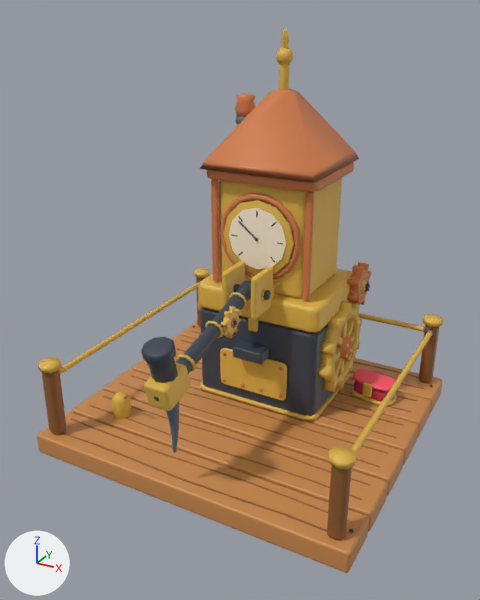
Two versions of the FBX model store-assets/buildings/IcePickPost/fbx/IcePickPost_T2.fbx, one commit apart.
Camera for both pictures: a camera (50 mm lens) standing at (5.78, -11.13, 8.45) and looking at (0.02, -0.65, 3.22). Lighting does not change. The marker at lower left points along +X, +Y and +Z. The picture after the commit comes second. Vertices at exactly the same position are counted once.

In view in the first picture: 'IcePickPostT2Arm', 'IcePickPostT2Clutter', 'IcePickPostT2Deck', 'IcePickPostT2Gears', 'IcePickPostT2Housing', 'IcePickPostT2Mount', 'IcePickPostT2Pipe', 'IcePickPostT2Rail', 'IcePickPostT2Tower'.
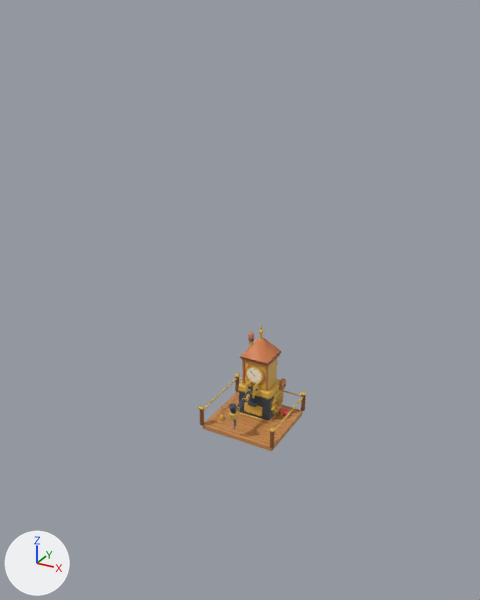
Where the newer file only moved an object's origin or applied its transform, the numbers keep the older frame.

Boxes (x1, y1, x2, y2) around the edits, measured in the pictures (480 x 600 px):
'IcePickPostT2Deck', rescaled (75% narrower, 76% shorter)
    before: (37, 321, 443, 573)
    after: (203, 392, 303, 451)
'IcePickPostT2Tower', rescaled (74% narrower, 76% shorter)
    before: (200, 27, 359, 301)
    after: (240, 326, 281, 391)
'IcePickPostT2Housing', moved, rescaled (71% narrower, 71% shorter)
    before: (198, 268, 352, 421)
    after: (238, 379, 282, 422)
'IcePickPostT2Rail', rescaled (73% narrower, 72% shorter)
    before: (38, 268, 443, 540)
    after: (199, 373, 306, 448)
'IcePickPostT2Arm', moved, rescaled (77% narrower, 75% shorter)
    before: (141, 280, 251, 453)
    after: (229, 386, 253, 429)
'IcePickPostT2Gears', rescaled
    before: (318, 262, 371, 392)
    after: (270, 378, 286, 414)
'IcePickPostT2Mount', moved, rescaled
    before: (222, 261, 273, 364)
    after: (245, 380, 259, 407)
'IcePickPostT2Clutter', rescaled (75% narrower, 73% shorter)
    before: (112, 369, 397, 419)
    after: (219, 408, 289, 421)
'IcePickPostT2Pipe', moved, rescaled
    before: (235, 93, 256, 125)
    after: (248, 332, 254, 347)

Edits to the bpy script that builds the scene:
```text
Change me_icepickpostt2housing_001:
    used by ob_icepickpostt2housing; location = (0.0, 0.0, 0.0)
    remove me_icepickpostt2housing_001.from_pydata(...)  # 932 vertices, 1099 faces; spans x -1.57..1.46, y -0.12..2.43, z 0.45..3.07
    add me_icepickpostt2housing_001.from_pydata(...)  # 932 vertices, 1099 faces; spans x -0.44..0.41, y -0.03..0.68, z 0.11..0.84
    me_icepickpostt2housing_001 part 2: the whole mesh is scaled about its middle by 0.279, then moved by (0.04, -0.83, -1.28)
Change me_icepickpostt2mount_001:
    used by ob_icepickpostt2mount; location = (0.0, 0.0, 0.0)
    remove me_icepickpostt2mount_001.from_pydata(...)  # 298 vertices, 351 faces; spans x -0.49..0.49, y -0.7..0.1, z 1.7..3.73
    add me_icepickpostt2mount_001.from_pydata(...)  # 298 vertices, 351 faces; spans x -0.14..0.14, y -0.2..0.03, z 0.46..1.03
    me_icepickpostt2mount_001 part 5: the whole mesh is scaled about its middle by 0.279, then moved by (0.0, 0.22, -1.97)
Change me_icepickpostt2gears_001:
    used by ob_icepickpostt2gears; location = (0.0, 0.0, 0.0)
    remove me_icepickpostt2gears_001.from_pydata(...)  # 1072 vertices, 1300 faces; spans x -1.27..1.75, y 0.16..2.54, z 0.75..4.85
    add me_icepickpostt2gears_001.from_pydata(...)  # 1072 vertices, 1300 faces; spans x -0.35..0.49, y 0.05..0.71, z 0.19..1.34
    me_icepickpostt2gears_001 part 3: the whole mesh is scaled about its middle by 0.279, then moved by (-0.17, -0.97, -2.03)
Change me_icepickpostt2pipe_001:
    used by ob_icepickpostt2pipe; location = (0.0, 0.0, 0.0)
    remove me_icepickpostt2pipe_001.from_pydata(...)  # 203 vertices, 234 faces; spans x -1.53..-1.06, y 1.76..2.24, z 3.05..6.78
    add me_icepickpostt2pipe_001.from_pydata(...)  # 203 vertices, 234 faces; spans x -0.43..-0.3, y 0.49..0.62, z 0.84..1.88
    me_icepickpostt2pipe_001 part 4: the whole mesh is scaled about its middle by 0.279, then moved by (0.93, -1.44, -3.56)
Change me_icepickpostt2tower_001:
    used by ob_icepickpostt2tower; location = (0.0, 0.0, 0.0)
    remove me_icepickpostt2tower_001.from_pydata(...)  # 721 vertices, 844 faces; spans x -1.23..1.23, y -0.07..2.37, z 3.05..8.12
    add me_icepickpostt2tower_001.from_pydata(...)  # 721 vertices, 844 faces; spans x -0.34..0.34, y -0.02..0.66, z 0.84..2.25
    me_icepickpostt2tower_001 part 1: the whole mesh is scaled about its middle by 0.279, then moved by (0.0, -0.83, -4.04)
Change me_icepickpostt2rail_001:
    used by ob_icepickpostt2rail; location = (0.0, 0.0, 0.0)
    remove me_icepickpostt2rail_001.from_pydata(...)  # 533 vertices, 659 faces; spans x -3.27..3.27, y -3.07..3.07, z 0.45..2.07
    add me_icepickpostt2rail_001.from_pydata(...)  # 533 vertices, 659 faces; spans x -0.91..0.91, y -0.86..0.86, z 0.11..0.56
    me_icepickpostt2rail_001 part 7: the whole mesh is scaled about its middle by 0.279, then moved by (0.0, 0.0, -0.92)
Change me_icepickpostt2arm_001:
    used by ob_icepickpostt2arm; location = (0.0, 0.0, 0.0)
    remove me_icepickpostt2arm_001.from_pydata(...)  # 581 vertices, 706 faces; spans x -0.28..0.29, y -3.64..-0.19, z 1.16..3.5
    add me_icepickpostt2arm_001.from_pydata(...)  # 581 vertices, 706 faces; spans x -0.08..0.08, y -1.01..-0.05, z 0.31..0.96
    me_icepickpostt2arm_001 part 6: the whole mesh is scaled about its middle by 0.279, then moved by (-0.01, 1.38, -1.7)
Change ob_icepickpostt2clutter:
    ob_icepickpostt2clutter.scale: (1.0, 1.0, 1.0) -> (0.25, 0.25, 0.25)
Change ob_icepickpostt2deck:
    ob_icepickpostt2deck.scale: (1.0, 1.0, 1.0) -> (0.25, 0.25, 0.25)
```
